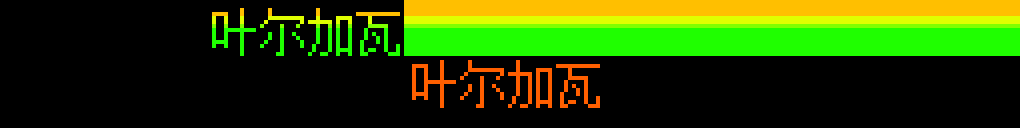
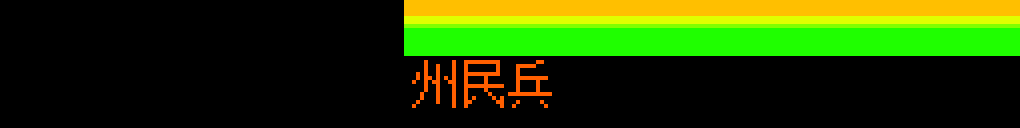
Layer changes from the first 1020 × 128 image to the second:
removed layer "图层 5" over [212, 8, 400, 56]
added layer "州民兵" above "明斯克" over [412, 60, 552, 108]
hid "叶尔加瓦" over [412, 60, 600, 108]
